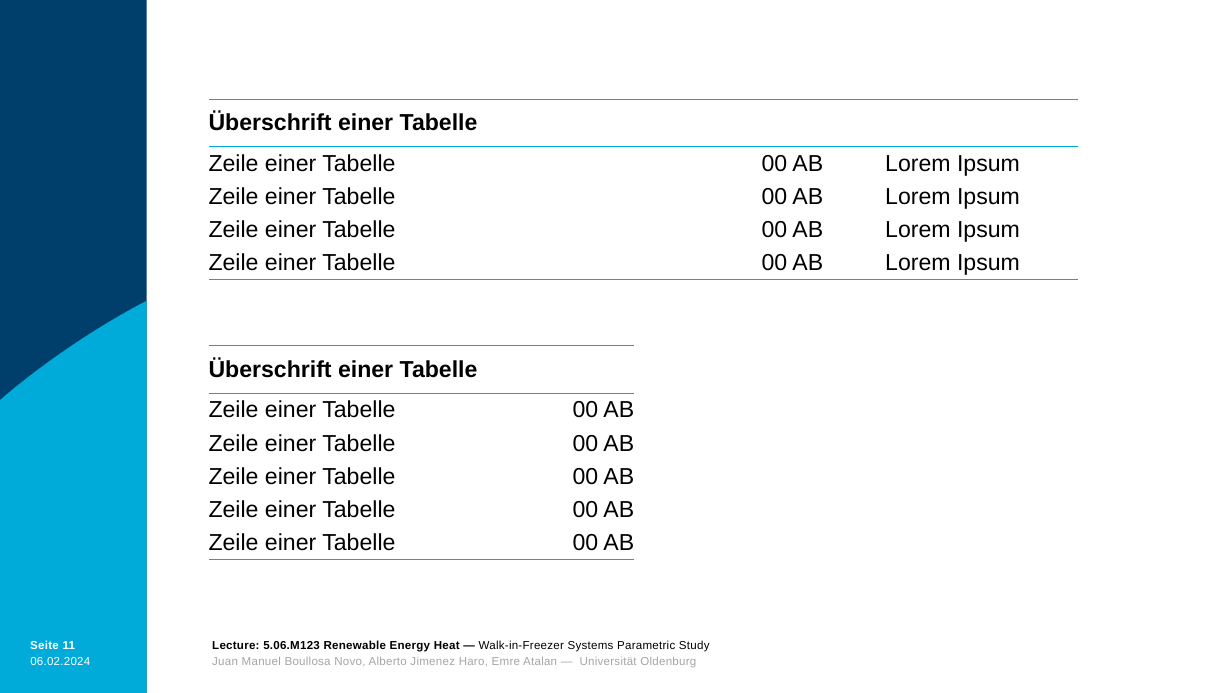
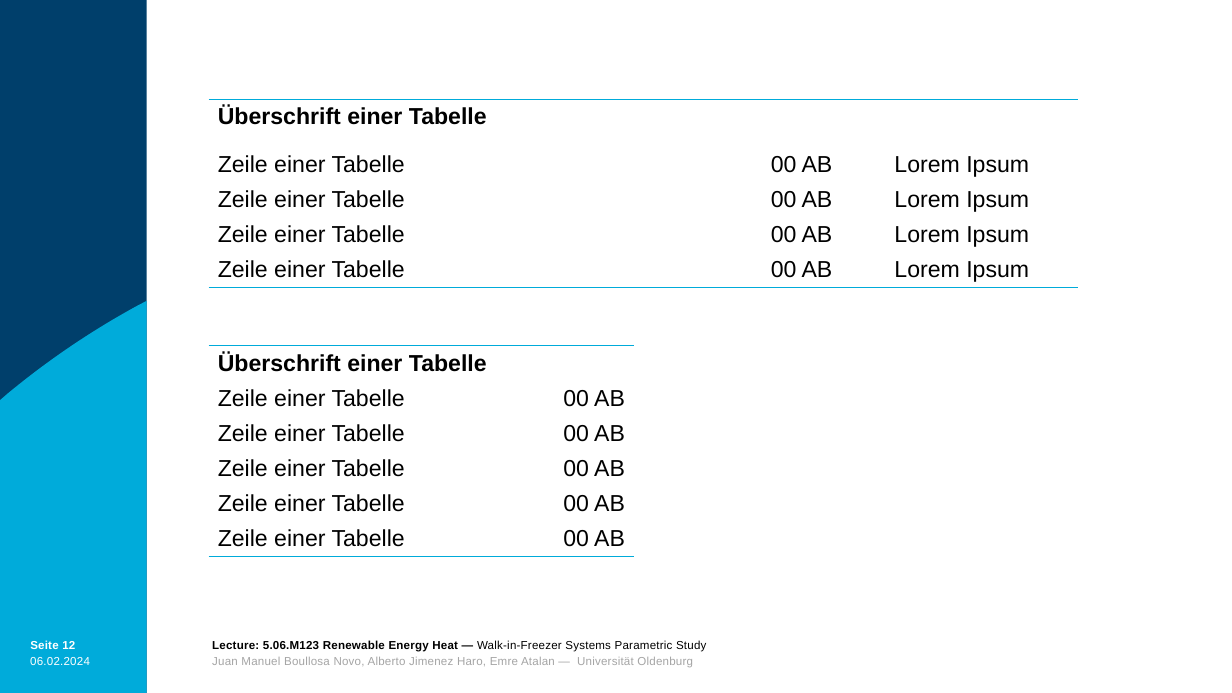
Before and after one commit to boujuan/Renewable_Energy_Heat, a slide deck: slide 12 of REH_Presentation.pptm (slide 11 before the commit). Drawn at 1232x693 pixels with LibreOffice and Linux fonts; fonts in the diff are those of the drawing; background and template pictures are left out. Boxes give left, top, right and bottom in pixels: in the first picture for what was removed or moved away, otherwise in the second. Text is boxed around its words. In the diff, an @@ line names an element or a change of style, - is before the commit and + after.

```diff
--- a/REH_Presentation.pptm
+++ b/REH_Presentation.pptm
@@ table at [209,99,1079,286] @@
@@ borders changed @@
@@ table at [209,346,634,551] @@
@@ borders changed @@
@@ page number at [30,640,75,649]: text changed @@
-Seite 11
+Seite 12
```
Also in this commit, not shown: 7 other slides changed, 4 slides added, 3 slides removed.
